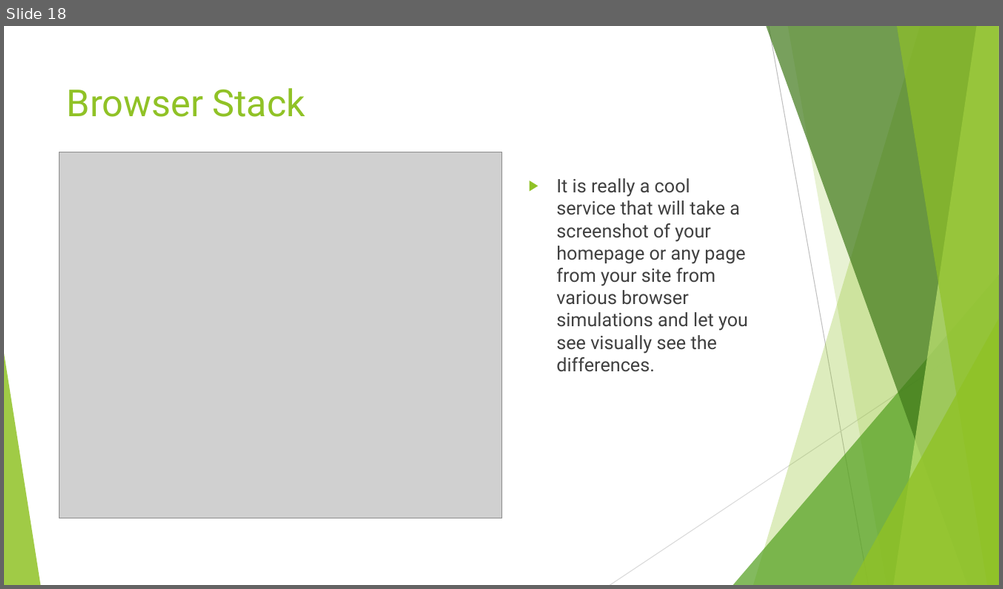
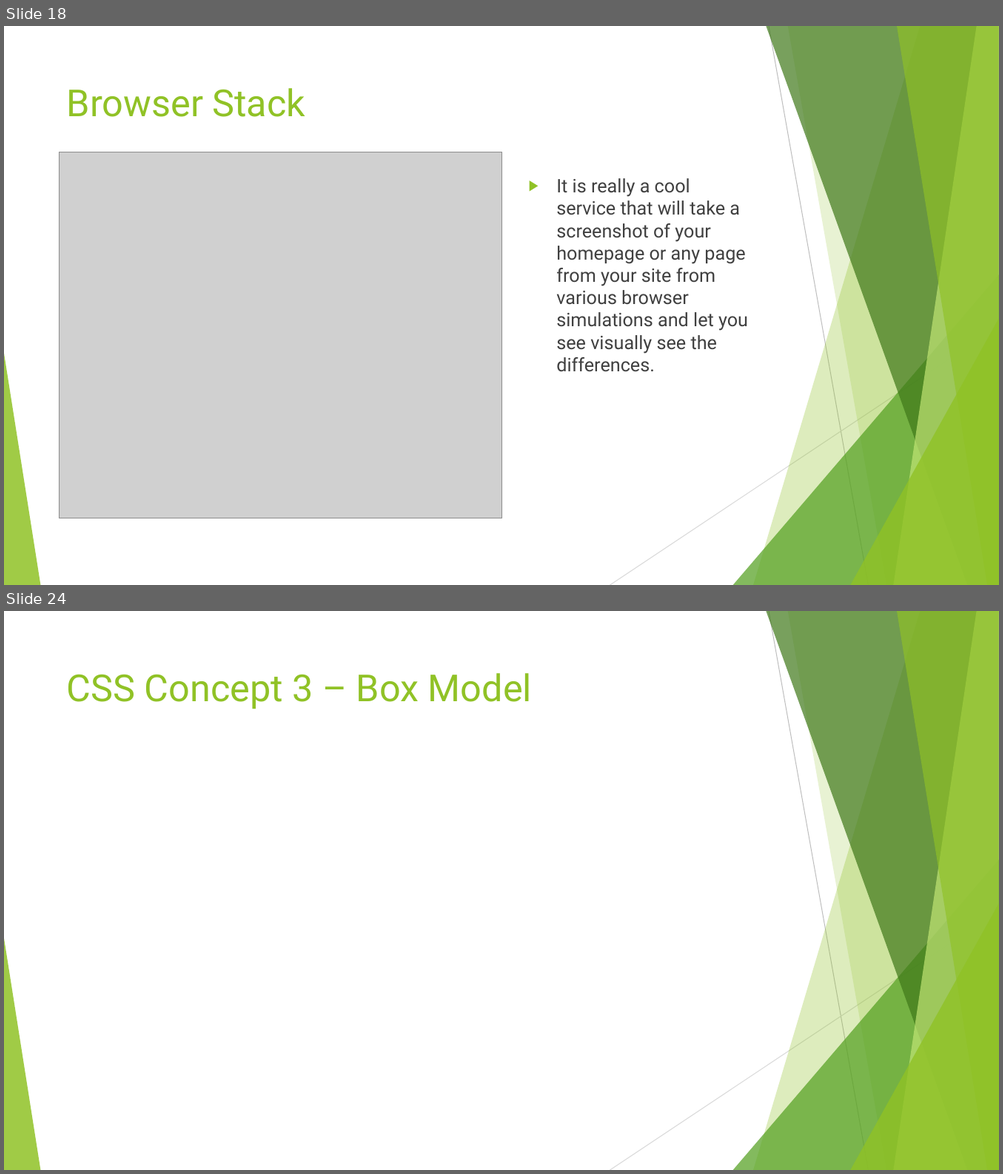
Before and after one commit to anumsh/Introduction-To-CSS, a slide deck: Introduction-to-CSS.pptx. Shown one above the other, each under a label of ours: slide 18 before the commit, slides 18 and 24 after it; the slides between them are not shown. The pictures are 1003x589 and 1003x1174 pixels, drawn with LibreOffice and Linux fonts; fonts in the diff are those of the drawing; grey boxes stand for pictures. Boxes give left, top, right and bottom in pixels: in the first picture for what was removed or moved away, otherwise in the second. Text is boxed around its words. In the diff, an @@ line names an element or a change of style, - is before the commit and + after.

Commit message:
feat: CSS Concepts- CSS Normalize , CSS Reset and fonts

```diff
--- a/Introduction-to-CSS.pptx
+++ b/Introduction-to-CSS.pptx
@@ slide 24 added at (4, 611, 999, 1170), background #FFFFFF; not listed: 10 template elements that a slide beside it also shows @@
@@ title added at (67, 673, 532, 709), 36 pt, text #90C226 @@
+CSS Concept 3 – Box Model
```
Also in this commit, not shown: 5 other slides added.
